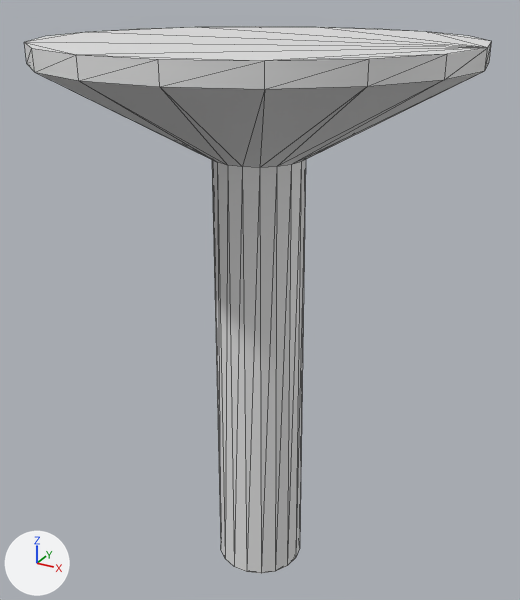
One commit to the FBX model Content/Models/Platfrom.FBX: the scene before it, then after it.
Both versions are drawn from a 50 mm lens placed at (0.769, -1.4, 1.454), pointed at (-0.015, 0.025, 0.741). The axes (+X, +Y, +Z) are drawn at lower left. The lights are the same throughout. Mesh edges are drawn as thin lines.

Names of what the first picture shows: 'PlatForm'.
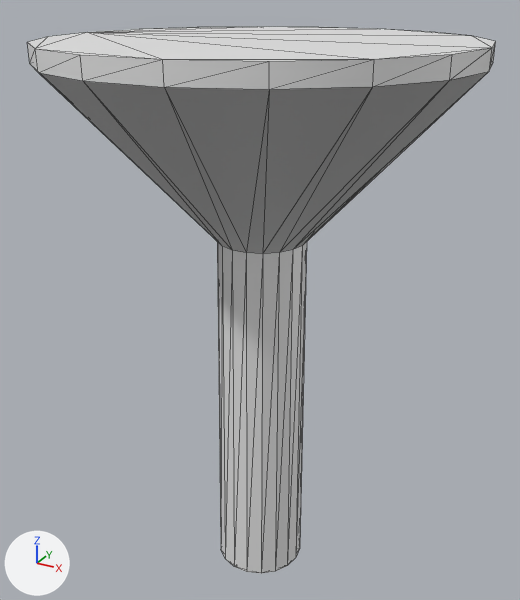
Changed parts and their boxes (x1, y1, x2, y2) in the pictures (520 x 600 px; the box of a moved part takes in the faces that stretch with it):
'PlatForm', reshaped, turned
    before: (24, 26, 492, 573)
    after: (27, 27, 496, 573)
part 1 of me_mesh, moved or reshaped
    before: (35, 71, 484, 573)
    after: (39, 72, 488, 573)

The change, as a list of edits to the scene's bpy script:
```text
Change me_mesh:
    where me_mesh.from_pydata(...)  # 72 vertices, 140 faces; spans x -47.5..46.6, y -46.3..46.3, z 0.0..134.8
    used by ob_platform; location = (0.0, 0.0, 0.0); scale = (0.01, 0.01, 0.01)
    me_mesh part 1: all 18 vertices in x -10.9..10.1, y -10.3..10.3, z 110.1 are moved by (0.0, 0.0, -19.0)
Change ob_platform:
    ob_platform.rotation_euler: (0.0, 0.0, 0.0) -> (0.0, 0.0, -3.142)  # degrees (0, 0, 0) -> degrees (0, 0, -180)
```
